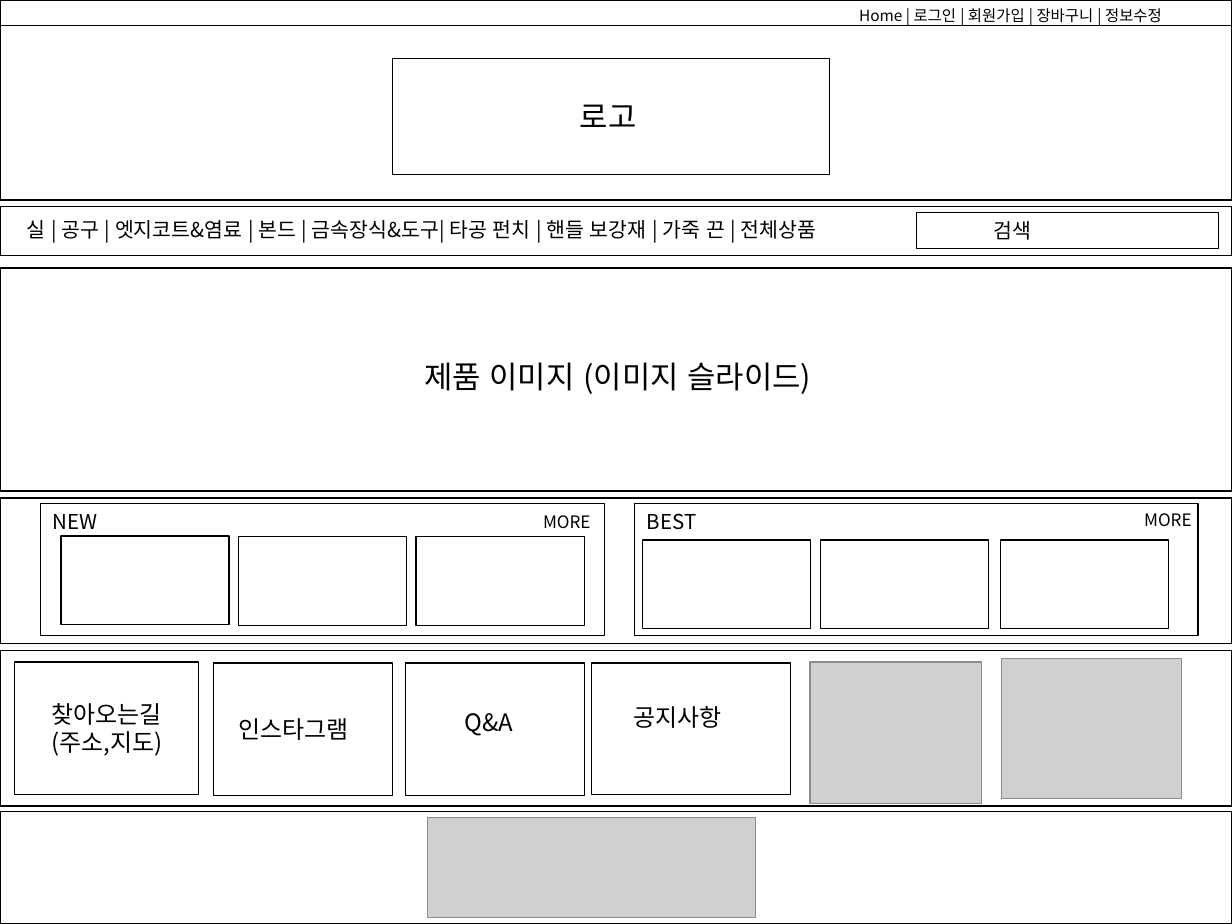
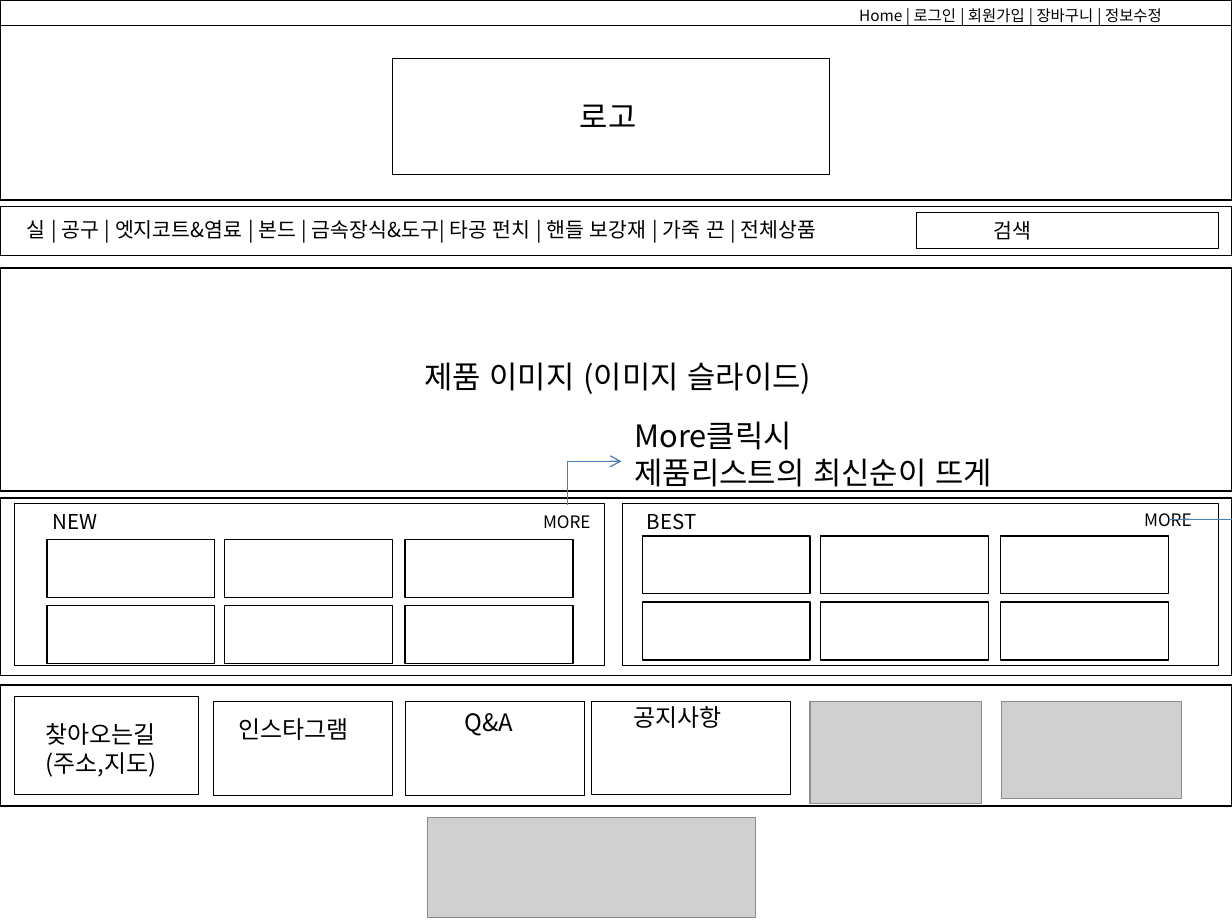
Before and after one commit to yeonjihyo/Leather, a slide deck: slide 1 of Notes/Leather_스토리보드.pptx. Drawn at 1232x924 pixels with LibreOffice and Linux fonts; fonts in the diff are those of the drawing; grey boxes stand for pictures. Boxes give left, top, right and bottom in pixels: in the first picture for what was removed or moved away, otherwise in the second. Text is boxed around its words. In the diff, an @@ line names an element or a change of style, - is before the commit and + after.

Commit message:
0816-스토리보드 수정
main의 middle부분 수정

```diff
--- a/Notes/Leather_스토리보드.pptx
+++ b/Notes/Leather_스토리보드.pptx
@@ elbow arrow added from (1169, 520) to (1232, 377), #4B7EBC 0.75 pt @@
@@ text added at bbox=[635, 421, 992, 492], 18 pt, text #000000 @@
+More클릭시
+제품리스트의 최신순이 뜨게
@@ elbow arrow added from (568, 505) to (622, 462), #4B7EBC 0.75 pt @@
@@ rectangle: place and size @@
-rectangle at bbox=[0, 498, 1232, 643]
+rectangle at bbox=[0, 498, 1232, 675]
@@ rectangle: place and size @@
-rectangle at bbox=[41, 504, 605, 637]
+rectangle at bbox=[15, 504, 605, 667]
@@ rectangle: place and size @@
-rectangle at bbox=[634, 504, 1198, 637]
+rectangle at bbox=[622, 504, 1218, 667]
@@ rectangle: place and size @@
-rectangle at bbox=[643, 540, 811, 628]
+rectangle at bbox=[643, 536, 811, 594]
@@ rectangle: place and size @@
-rectangle at bbox=[821, 540, 988, 628]
+rectangle at bbox=[821, 536, 988, 594]
@@ rectangle: place and size @@
-rectangle at bbox=[1000, 540, 1168, 628]
+rectangle at bbox=[1000, 536, 1168, 594]
@@ rectangle: place and size @@
-rectangle at bbox=[62, 536, 229, 625]
+rectangle at bbox=[47, 540, 214, 598]
@@ rectangle: place and size @@
-rectangle at bbox=[238, 536, 405, 625]
+rectangle at bbox=[224, 540, 392, 598]
@@ rectangle: place and size @@
-rectangle at bbox=[416, 536, 584, 625]
+rectangle at bbox=[405, 540, 573, 598]
@@ rectangle added at bbox=[47, 606, 214, 664], outline #000000 0.75 pt @@
@@ rectangle added at bbox=[224, 606, 392, 664], outline #000000 0.75 pt @@
@@ rectangle added at bbox=[405, 606, 573, 664], outline #000000 0.75 pt @@
@@ rectangle added at bbox=[643, 602, 811, 660], outline #000000 0.75 pt @@
@@ rectangle added at bbox=[821, 602, 988, 660], outline #000000 0.75 pt @@
@@ rectangle added at bbox=[1000, 602, 1168, 660], outline #000000 0.75 pt @@
@@ rectangle: place and size @@
-rectangle at bbox=[0, 650, 1232, 806]
+rectangle at bbox=[0, 685, 1232, 806]
@@ rectangle: place and size @@
-rectangle at bbox=[15, 662, 198, 795]
+rectangle at bbox=[15, 697, 198, 795]
@@ text "찾아오는길": place and size @@
-text "찾아오는길" at bbox=[51, 703, 162, 756]
+text "찾아오는길" at bbox=[46, 723, 157, 777]
@@ rectangle: place and size @@
-rectangle at bbox=[213, 663, 393, 796]
+rectangle at bbox=[213, 702, 393, 796]
@@ rectangle: place and size @@
-rectangle at bbox=[405, 663, 585, 796]
+rectangle at bbox=[405, 702, 585, 796]
@@ rectangle: place and size @@
-rectangle at bbox=[591, 663, 791, 795]
+rectangle at bbox=[591, 702, 791, 795]
@@ picture: place and size @@
-picture at bbox=[809, 662, 981, 803]
+picture at bbox=[809, 702, 981, 804]
@@ picture: place and size @@
-picture at bbox=[1002, 658, 1181, 797]
+picture at bbox=[1002, 702, 1181, 798]
@@ rectangle removed at bbox=[0, 811, 1232, 924] @@
```
